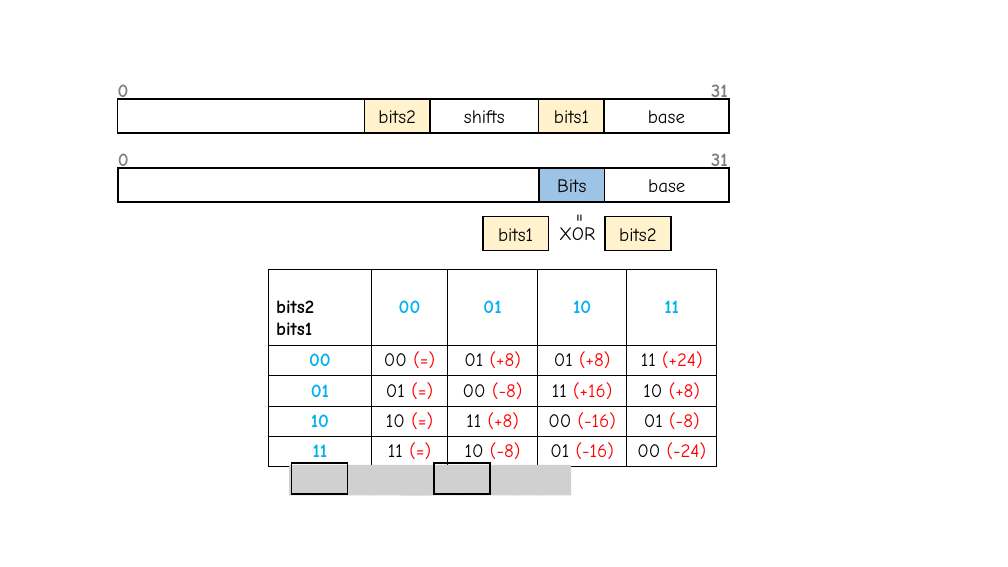
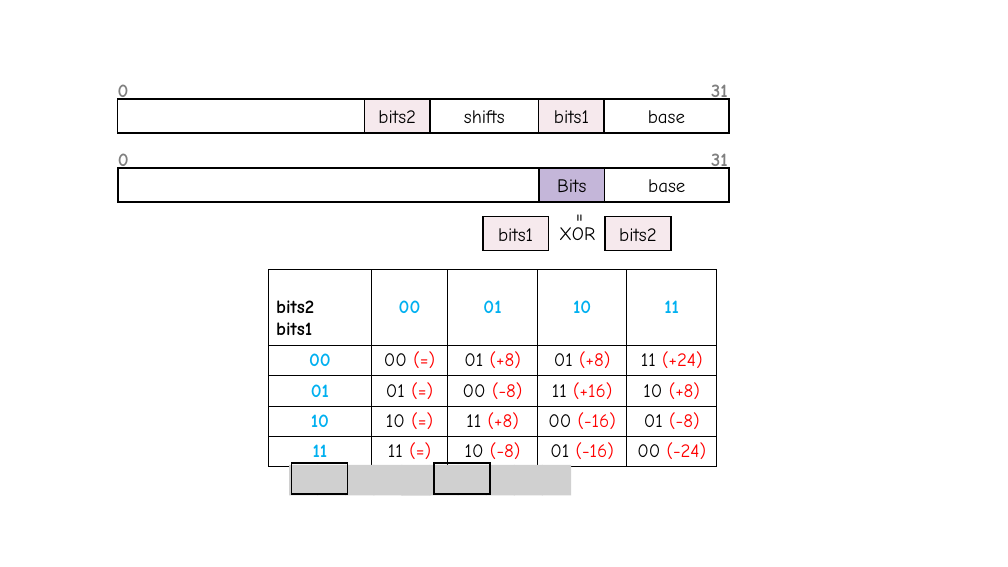
Before and after one commit to lcy-seso/DLFrameworkTest, a slide deck: slide 2 of Cuda/cute/swizzle/figures/swizzle.pptx. Drawn at 1008x567 pixels with LibreOffice and Linux fonts; fonts in the diff are those of the drawing; grey boxes stand for pictures. Boxes give left, top, right and bottom in pixels: in the first picture for what was removed or moved away, otherwise in the second. Text is boxed around its words. In the diff, an @@ line names an element or a change of style, - is before the commit and + after.

```diff
--- a/Cuda/cute/swizzle/figures/swizzle.pptx
+++ b/Cuda/cute/swizzle/figures/swizzle.pptx
@@ rectangle "Bits" at (539,168,605,202): fill #9DC3E6 to #C4B6D9 @@
@@ fill #FFF2CC to #F6E9ED in 4 elements at (539,99,605,133), (364,99,430,133), (483,216,549,250), (606,216,671,250) @@
```
Also in this commit, not shown: 1 other slide changed, 1 slide added, 6 other files.
